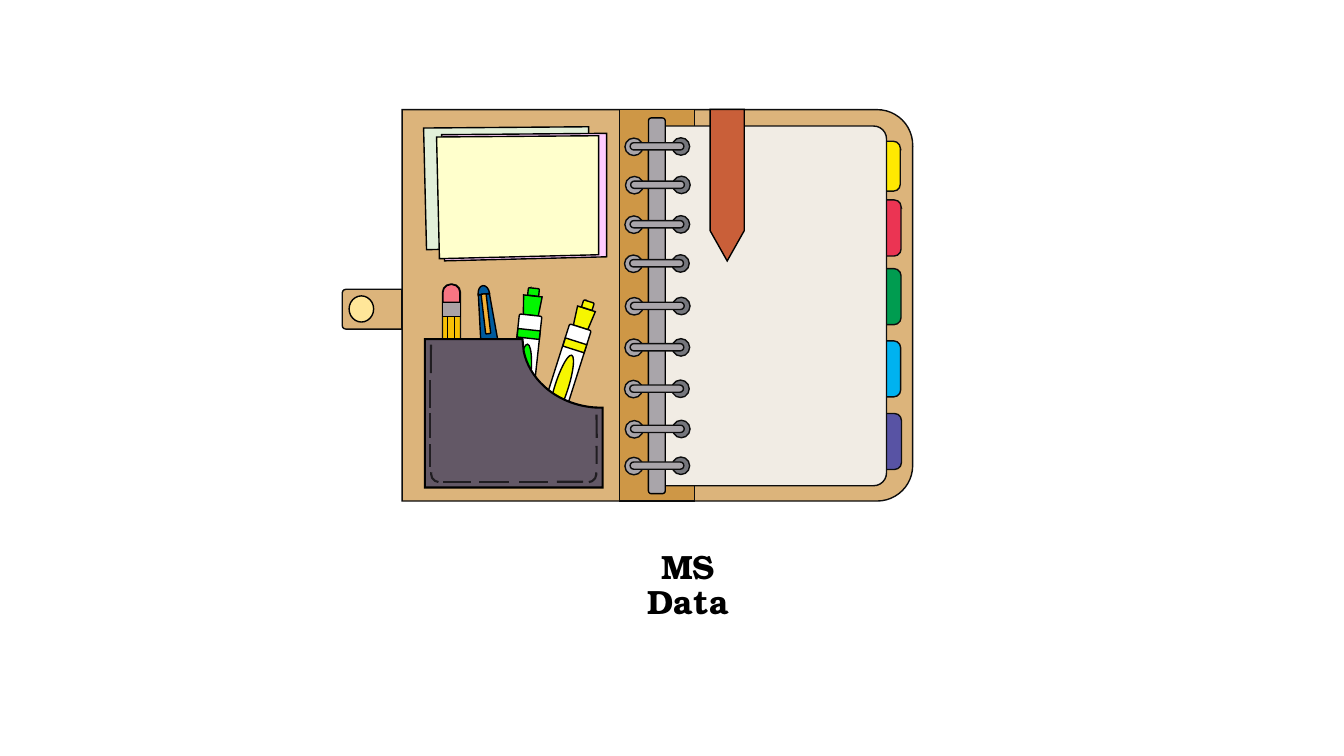
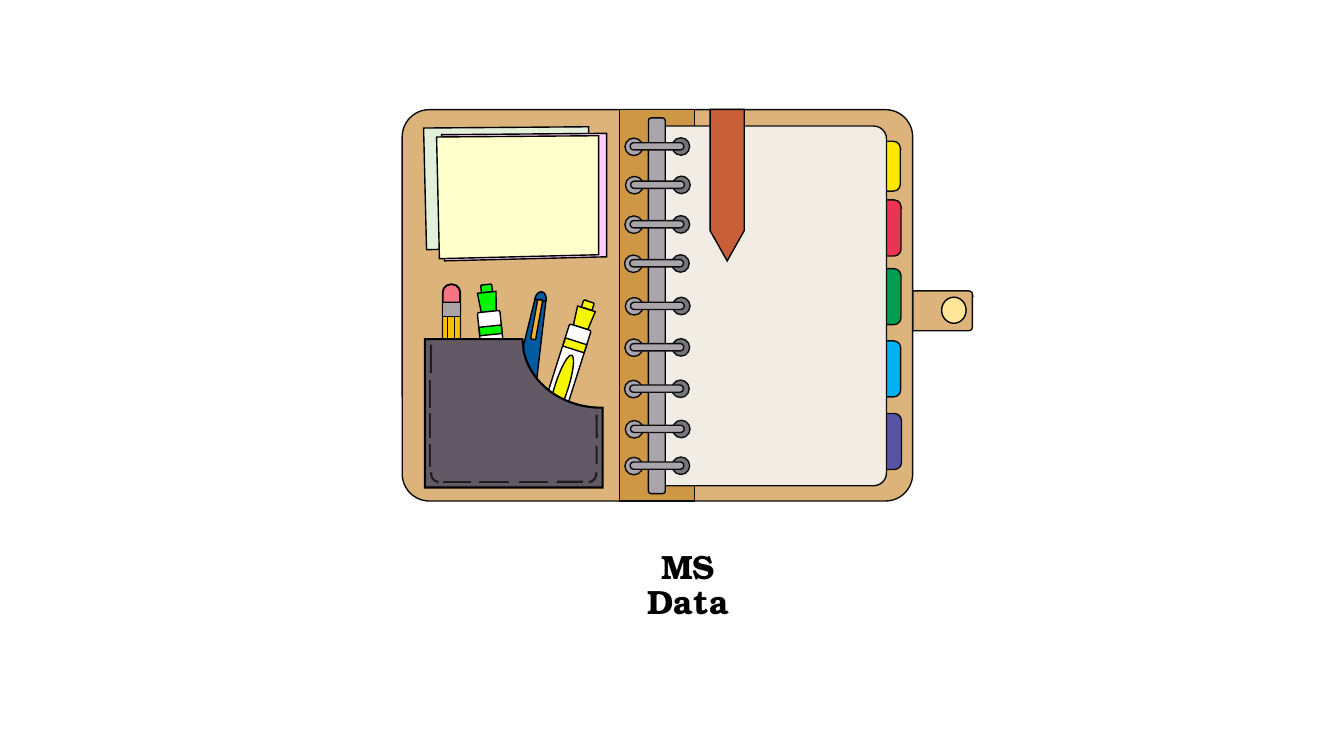
Before and after one commit to SLINGhub/MSOrganiser, a slide deck: slide 1 of docs/MSOrganiser_Logo.pptx. Drawn at 1344x756 pixels with LibreOffice and Linux fonts; fonts in the diff are those of the drawing. Boxes give left, top, right and bottom in pixels: in the first picture for what was removed or moved away, otherwise in the second. Text is boxed around its words. In the diff, an @@ line names an element or a change of style, - is before the commit and + after.

```diff
--- a/docs/MSOrganiser_Logo.pptx
+++ b/docs/MSOrganiser_Logo.pptx
@@ rounded rectangle at (x1=402, y1=110, x2=912, y2=501): round same rect to rounded rectangle @@
@@ trapezoid at (x1=478, y1=292, x2=498, y2=312): rotation 186 to 174 degrees @@
@@ rotation 6 to 354 degrees in 4 elements at (x1=478, y1=311, x2=513, y2=438), (x1=486, y1=340, x2=505, y2=408), (x1=480, y1=326, x2=503, y2=337), (x1=481, y1=284, x2=492, y2=292) @@
@@ freeform shape at (x1=514, y1=290, x2=553, y2=390): rotation 83 to 100 degrees; outline redrawn @@
@@ rounded rectangle at (x1=531, y1=299, x2=543, y2=340): rotation 353 to 10 degrees @@
@@ round same rect at (x1=912, y1=291, x2=972, y2=331): rotation 270 to 90 degrees @@
@@ ellipse at (x1=942, y1=297, x2=966, y2=324): rotation 0 to 180 degrees @@
```
Also in this commit, not shown: 1 other slide changed, 1 other file.
